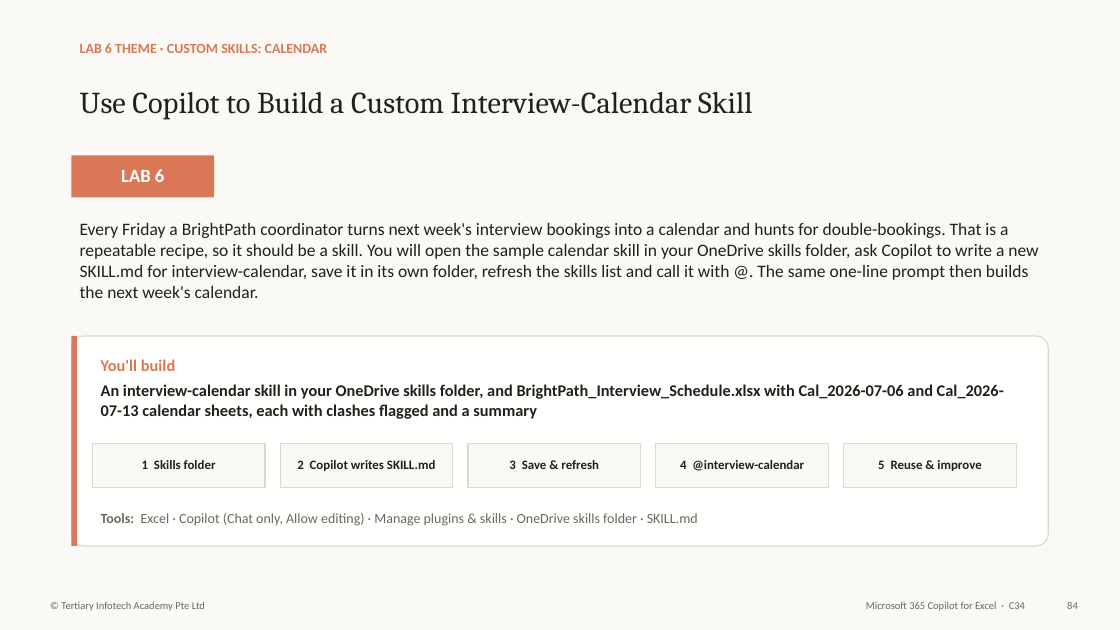
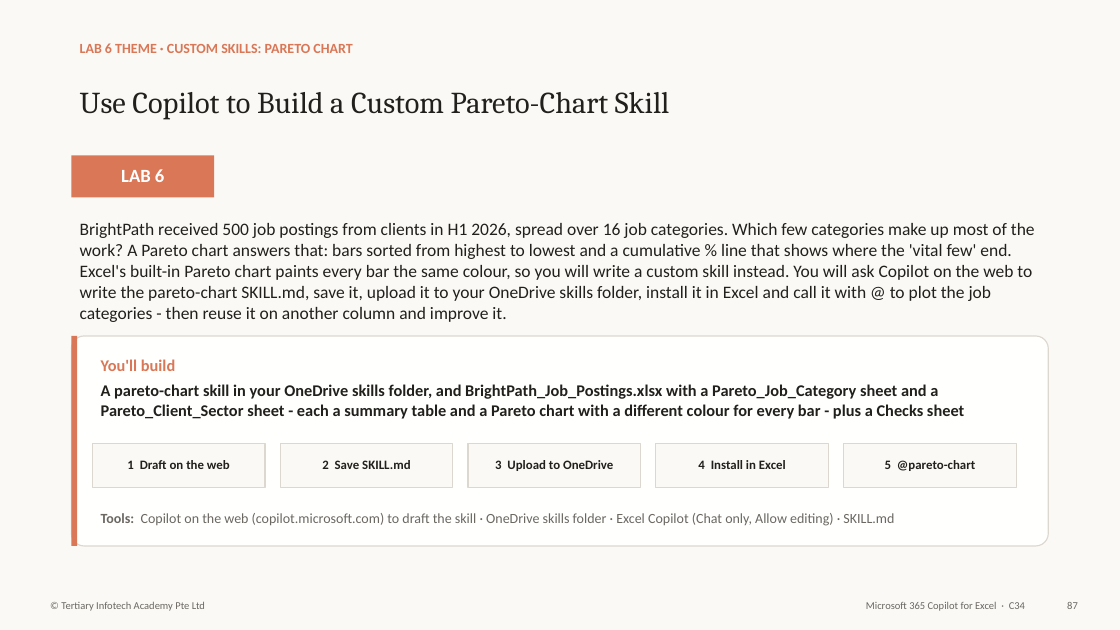
Before and after one commit to tertiarycourses/C34-Microsoft-365-Copilot-for-Excel, a slide deck: slide 88 of courseware/Microsoft 365 Copilot for Excel-v3.1.pptx (slide 85 before the commit). Drawn at 1120x630 pixels with LibreOffice and Linux fonts; fonts in the diff are those of the drawing. Boxes give left, top, right and bottom in pixels: in the first picture for what was removed or moved away, otherwise in the second. Text is boxed around its words. In the diff, an @@ line names an element or a change of style, - is before the commit and + after.

```diff
--- a/courseware/Microsoft 365 Copilot for Excel-v3.1.pptx
+++ b/courseware/Microsoft 365 Copilot for Excel-v3.1.pptx
@@ text at [80, 43, 352, 53]: text changed @@
-LAB 6 THEME · CUSTOM SKILLS: CALENDAR
+LAB 6 THEME · CUSTOM SKILLS: PARETO CHART
@@ text at [80, 92, 669, 120]: text changed @@
-Use Copilot to Build a Custom Interview-Calendar Skill
+Use Copilot to Build a Custom Pareto-Chart Skill
@@ text at [80, 223, 1035, 322]: text changed @@
-Every Friday a BrightPath coordinator turns next week's interview bookings into a calendar and hunts for double-bookings. That is a repeatable recipe, so it should be a skill. You will open the sample calendar skill in your OneDrive skills folder, ask Copilot to write a new SKILL.md for interview-calendar, save it in its own folder, refresh the skills list and call it with @. The same one-line prompt then builds the next week's calendar.
+BrightPath received 500 job postings from clients in H1 2026, spread over 16 job categories. Which few categories make up most of the work? A Pareto chart answers that: bars sorted from highest to lowest and a cumulative % line that shows where the 'vital few' end. Excel's built-in Pareto chart paints every bar the same colour, so you will write a custom skill instead. You will ask Copilot on the web to write the pareto-chart SKILL.md, save it, upload it to your OneDrive skills folder, install it in Excel and call it with @ to plot the job categories - then reuse it on another column and improve it.
@@ text at [101, 384, 964, 419]: text changed @@
-An interview-calendar skill in your OneDrive skills folder, and BrightPath_Interview_Schedule.xlsx with Cal_2026-07-06 and Cal_2026-07-13 calendar sheets, each with clashes flagged and a summary
+A pareto-chart skill in your OneDrive skills folder, and BrightPath_Job_Postings.xlsx with a Pareto_Job_Category sheet and a Pareto_Client_Sector sheet - each a summary table and a Pareto chart with a different colour for every bar - plus a Checks sheet
@@ text at [127, 460, 230, 469]: text changed @@
-1 Skills folder
+1 Draft on the web
@@ text at [322, 460, 410, 469]: text changed @@
-2 Copilot writes SKILL.md
+2 Save SKILL.md
@@ text at [495, 460, 613, 471]: text changed @@
-3 Save & refresh
+3 Upload to OneDrive
@@ text at [698, 460, 786, 469]: text changed @@
-4 @interview-calendar
+4 Install in Excel
@@ text at [885, 460, 975, 471]: text changed @@
-5 Reuse & improve
+5 @pareto-chart
@@ text at [101, 513, 894, 526]: text changed @@
-Tools: Excel · Copilot (Chat only, Allow editing) · Manage plugins & skills · OneDrive skills folder · SKILL.md
+Tools: Copilot on the web (copilot.microsoft.com) to draft the skill · OneDrive skills folder · Excel Copilot (Chat only, Allow editing) · SKILL.md
@@ text at [1067, 602, 1078, 609]: text changed @@
-84
+87
```
Also in this commit, not shown: 109 other slides changed, 5 slides added, 2 slides removed, 45 other files.
